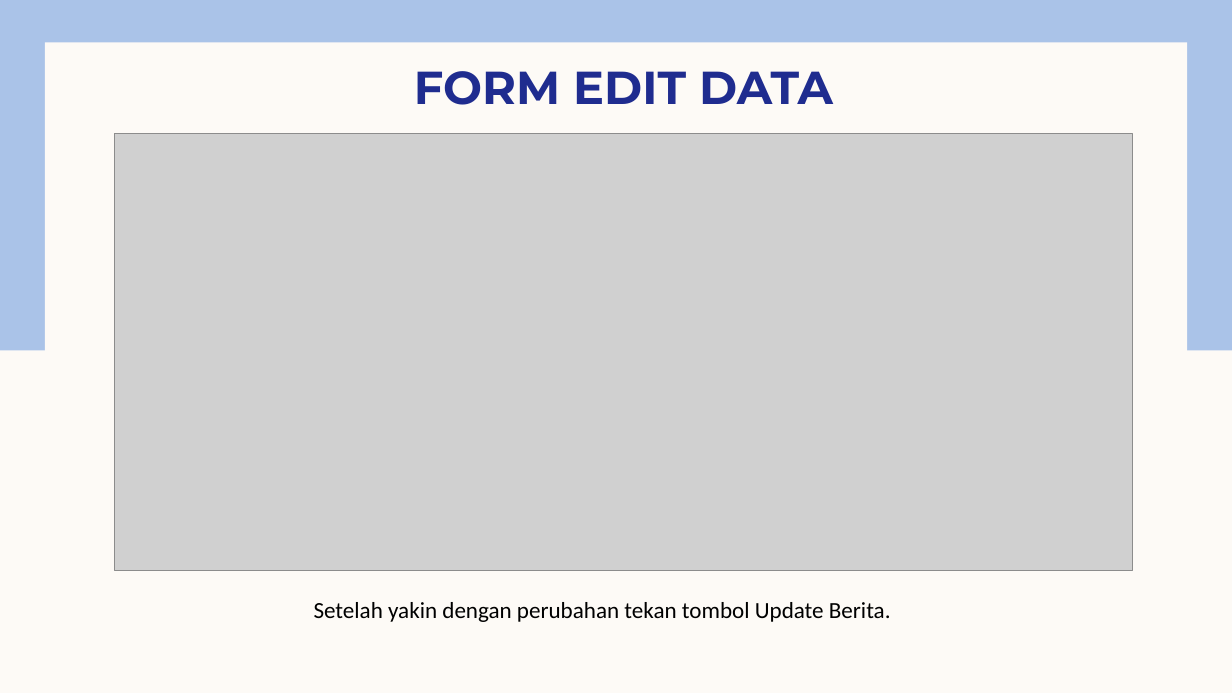
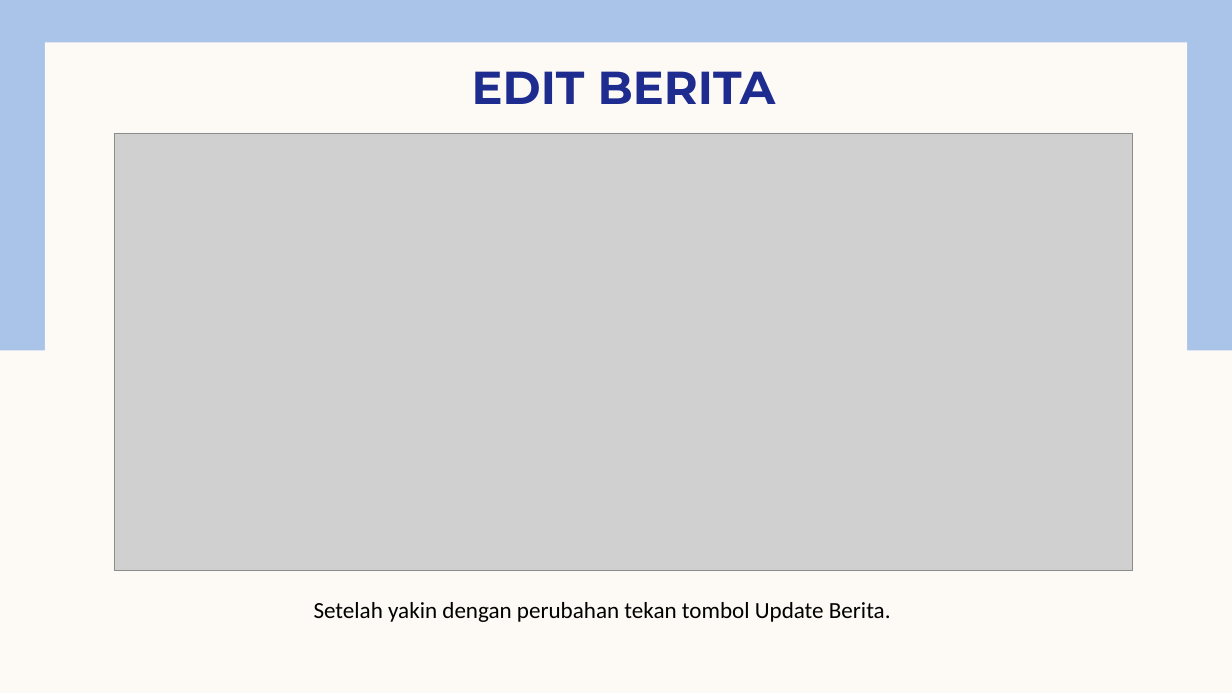
Before and after one commit to Dwi-Wahyu/komlekdam-hasanuddin-frontend, a slide deck: slide 9 of Tutorial Admin Page Hubdam14hsn.pptx (slide 11 before the commit). Drawn at 1232x693 pixels with LibreOffice and Linux fonts; fonts in the diff are those of the drawing; grey boxes stand for pictures. Boxes give left, top, right and bottom in pixels: in the first picture for what was removed or moved away, otherwise in the second. Text is boxed around its words. In the diff, an @@ line names an element or a change of style, - is before the commit and + after.

Commit message:
fix currentPage

```diff
--- a/Tutorial Admin Page Hubdam14hsn.pptx
+++ b/Tutorial Admin Page Hubdam14hsn.pptx
@@ title at <box>472,71,776,104</box>: text changed @@
-FORM EDIT DATA
+EDIT BERITA
```
Also in this commit, not shown: 2 other slides changed, 19 slides added, 11 slides removed.
